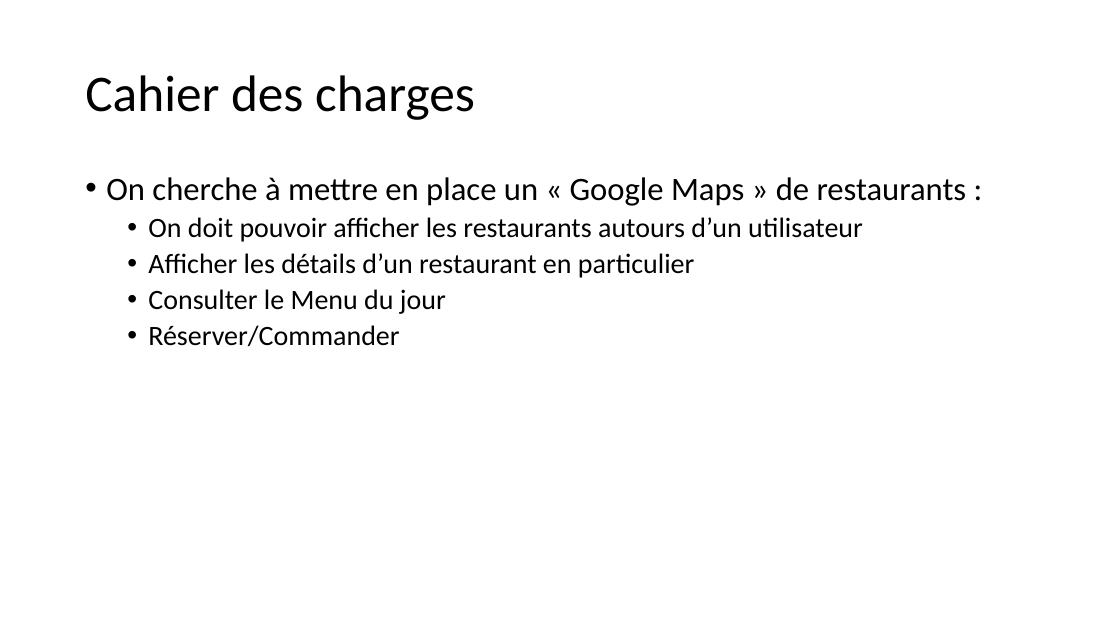
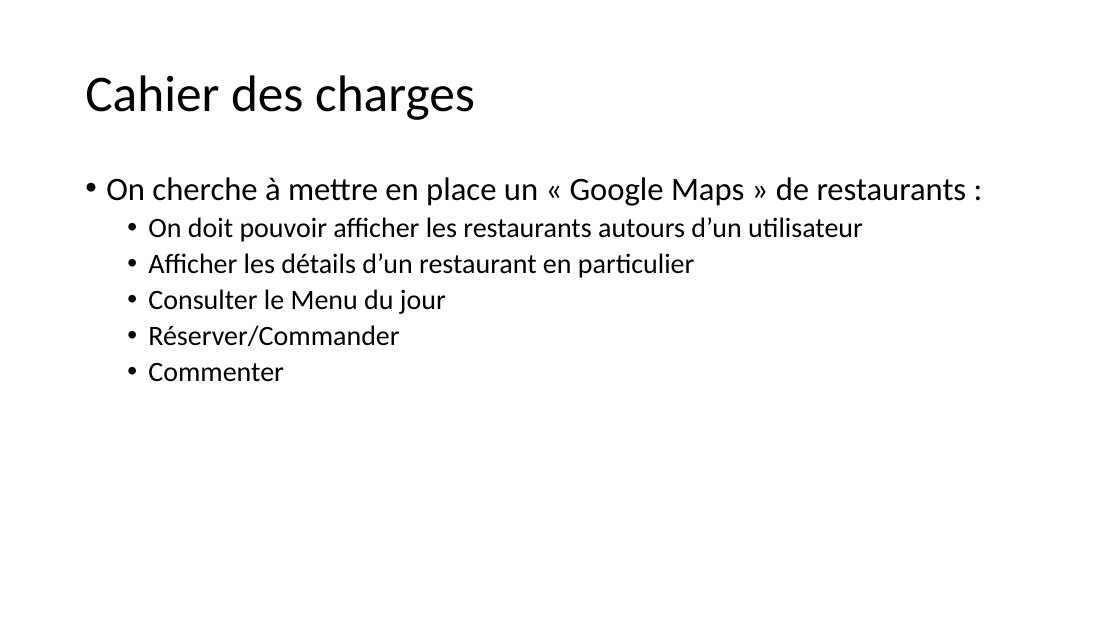
Before and after one commit to Zenkai04/Projet, a slide deck: slide 2 of Sprint0.pptx. Drawn at 1120x630 pixels with LibreOffice and Linux fonts; fonts in the diff are those of the drawing. Boxes give left, top, right and bottom in pixels: in the first picture for what was removed or moved away, otherwise in the second. Text is boxed around its words. In the diff, an @@ line names an element or a change of style, - is before the commit and + after.

```diff
--- a/Sprint0.pptx
+++ b/Sprint0.pptx
@@ text at (x1=148, y1=363, x2=284, y2=382): paragraph added @@
+  • Commenter
```
Also in this commit, not shown: 1 other slide changed.
